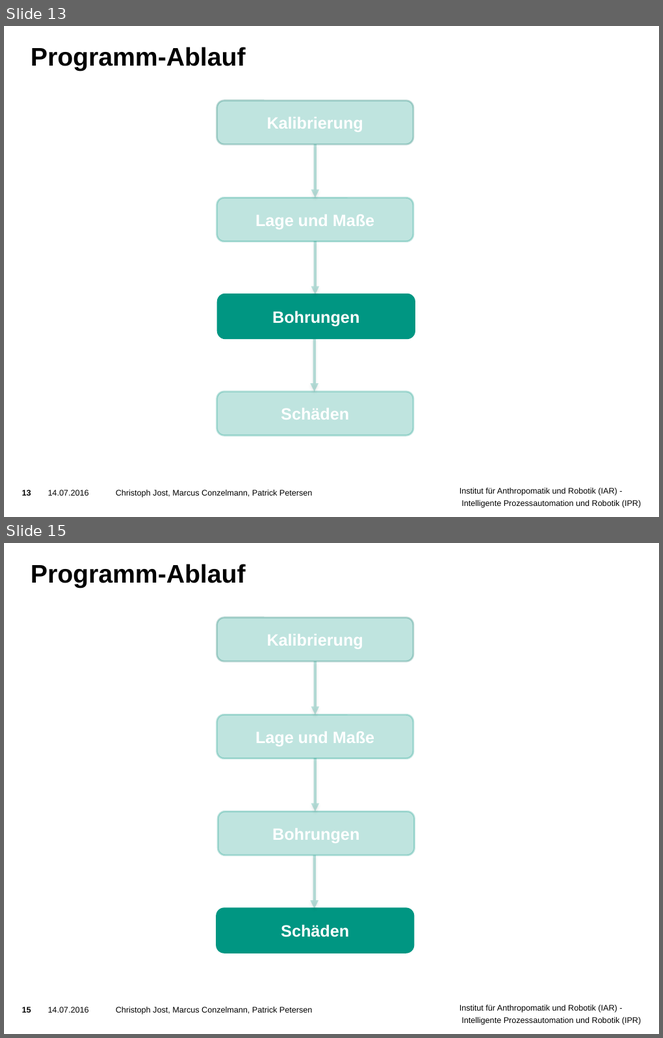
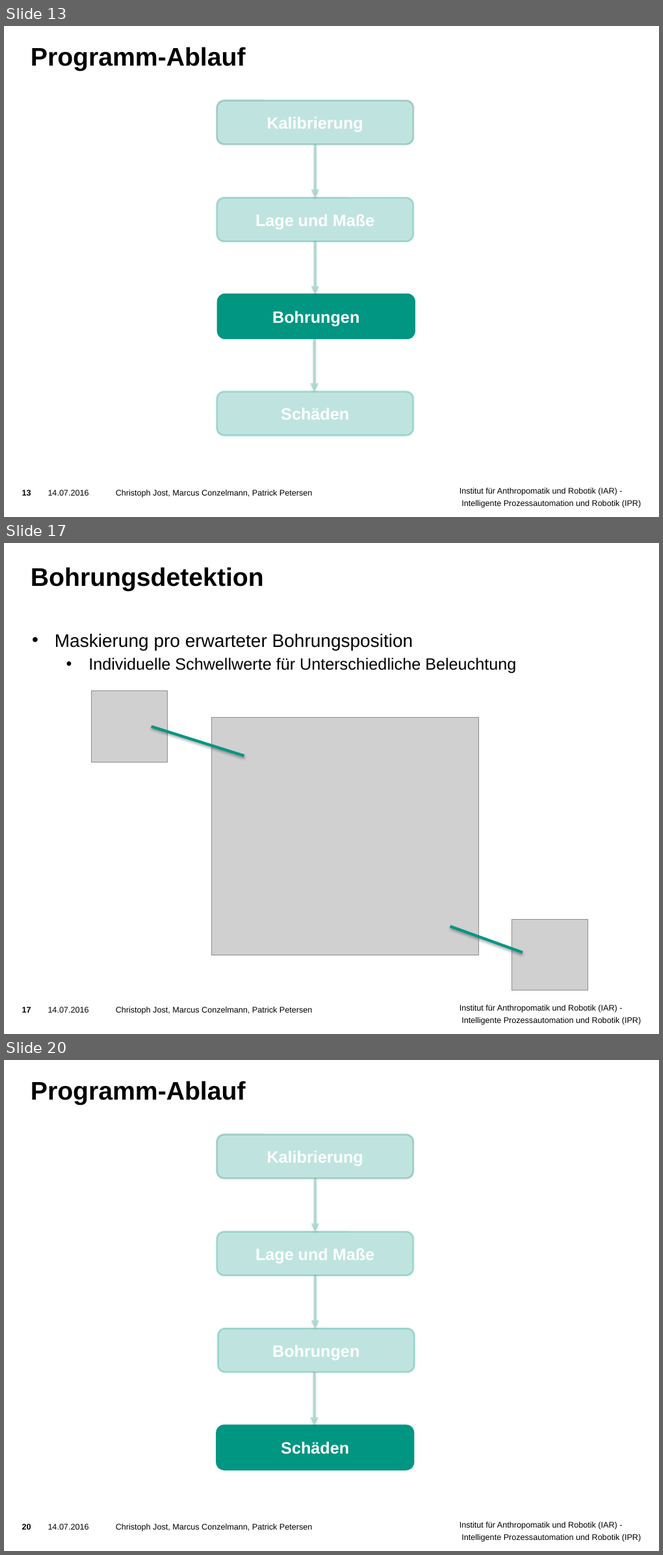
Before and after one commit to ThePrimus/VisualInspection, a slide deck: Praesentation/Vorlage Präsentation.pptx. Shown one above the other, each under a label of ours: slides 13 and 15 before the commit, slides 13, 17 and 20 after it; the slides between them are not shown. The pictures are 663x1038 and 663x1555 pixels, drawn with LibreOffice and Linux fonts; fonts in the diff are those of the drawing; grey boxes stand for pictures; background and template pictures are left out. Boxes give left, top, right and bottom in pixels: in the first picture for what was removed or moved away, otherwise in the second. Text is boxed around its words. In the diff, an @@ line names an element or a change of style, - is before the commit and + after.

```diff
--- a/Praesentation/Vorlage Präsentation.pptx
+++ b/Praesentation/Vorlage Präsentation.pptx
@@ slide 17 added at (4, 543, 659, 1034), background picture (left out); not listed: 3 template elements that a slide beside it also shows @@
@@ title added at (31, 567, 264, 591), 28 pt, text #000000, bold @@
+Bohrungsdetektion
@@ text added at (55, 633, 516, 674), 18 pt, text #000000 @@
+• Maskierung pro erwarteter Bohrungsposition
+  • Individuelle Schwellwerte für Unterschiedliche Beleuchtung
@@ picture added at (91, 691, 168, 762) @@
@@ picture added at (212, 718, 479, 955) @@
@@ line added from (152, 726) to (244, 756), #009682 3 pt @@
@@ line added from (450, 927) to (523, 953), #009682 3 pt @@
@@ picture added at (512, 920, 588, 990) @@
@@ what was slide 15 is now slide 20 @@
@@ page number at (22, 1524, 31, 1530): text changed @@
-15
+20
```
Also in this commit, not shown: 5 other slides added, 1 slide removed.
